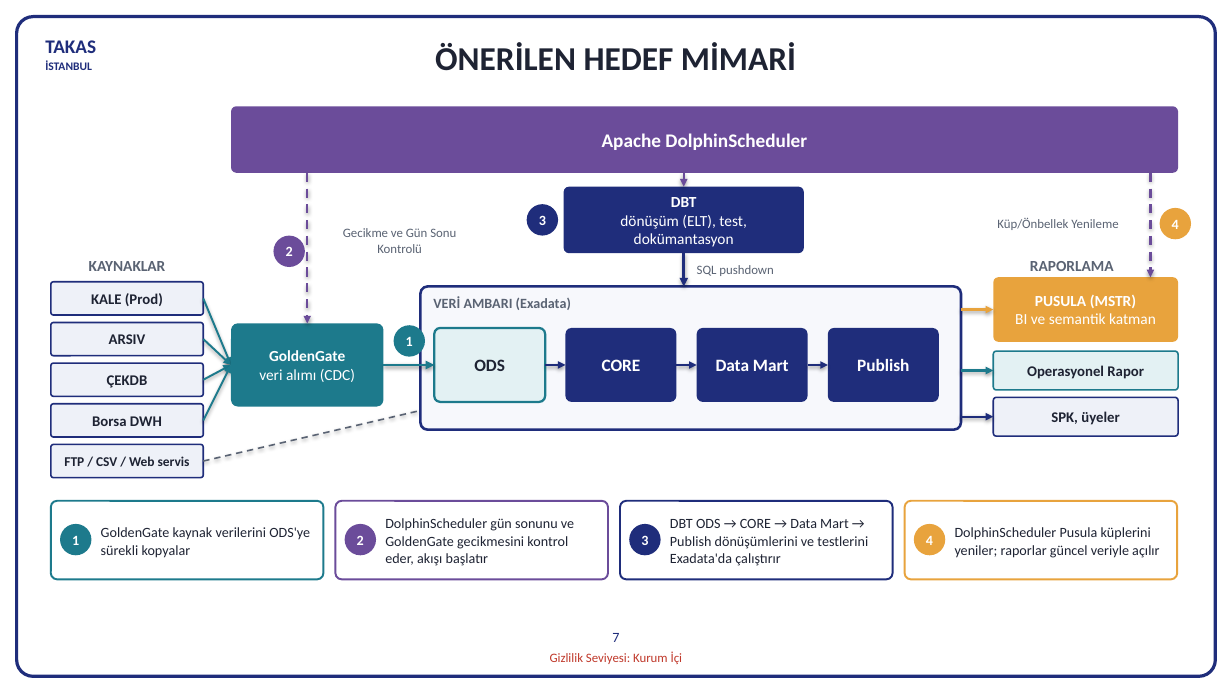
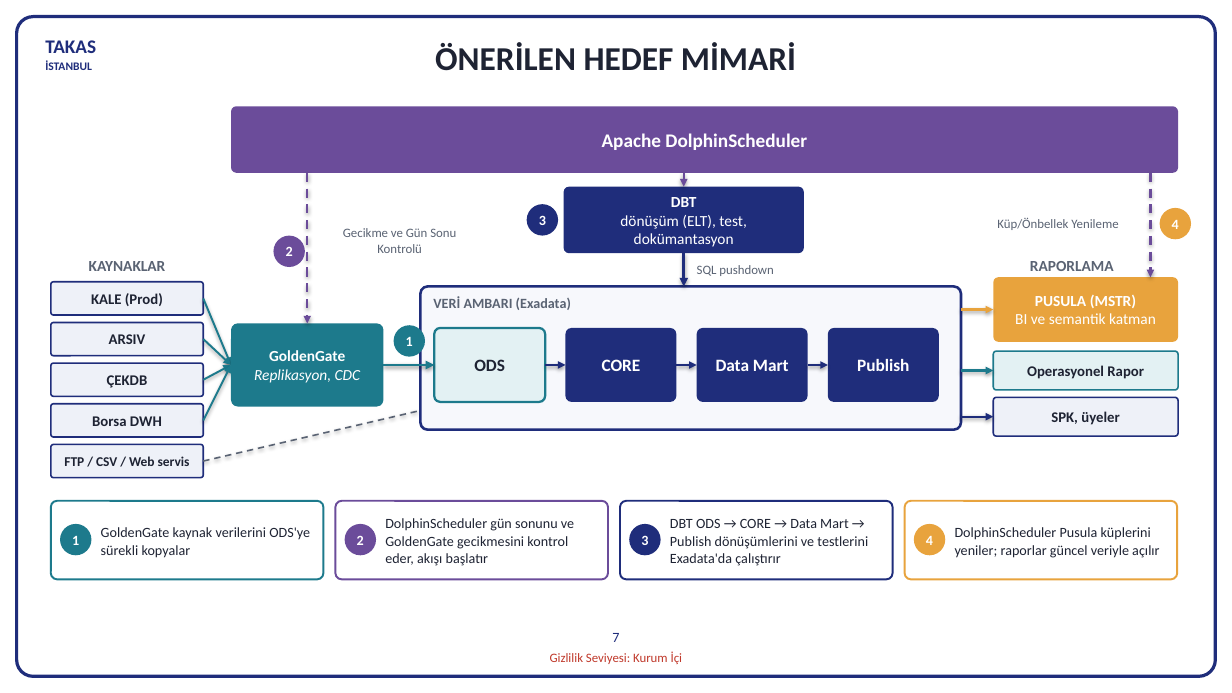
Before and after one commit to hanifidemirel0/Cursor-Projects, a slide deck: slide 7 of outputs/dwh-sunum-kasim-2026/5 - DWHSunum_Kasim2026.pptx. Drawn at 1232x693 pixels with LibreOffice and Linux fonts; fonts in the diff are those of the drawing. Boxes give left, top, right and bottom in pixels: in the first picture for what was removed or moved away, otherwise in the second. Text is boxed around its words. In the diff, an @@ line names an element or a change of style, - is before the commit and + after.

```diff
--- a/outputs/dwh-sunum-kasim-2026/5 - DWHSunum_Kasim2026.pptx
+++ b/outputs/dwh-sunum-kasim-2026/5 - DWHSunum_Kasim2026.pptx
@@ text in rounded rectangle at [254,369,361,383]: text changed; italic on @@
-veri alımı (CDC)
+Replikasyon, CDC
```
Also in this commit, not shown: 2 other files.
